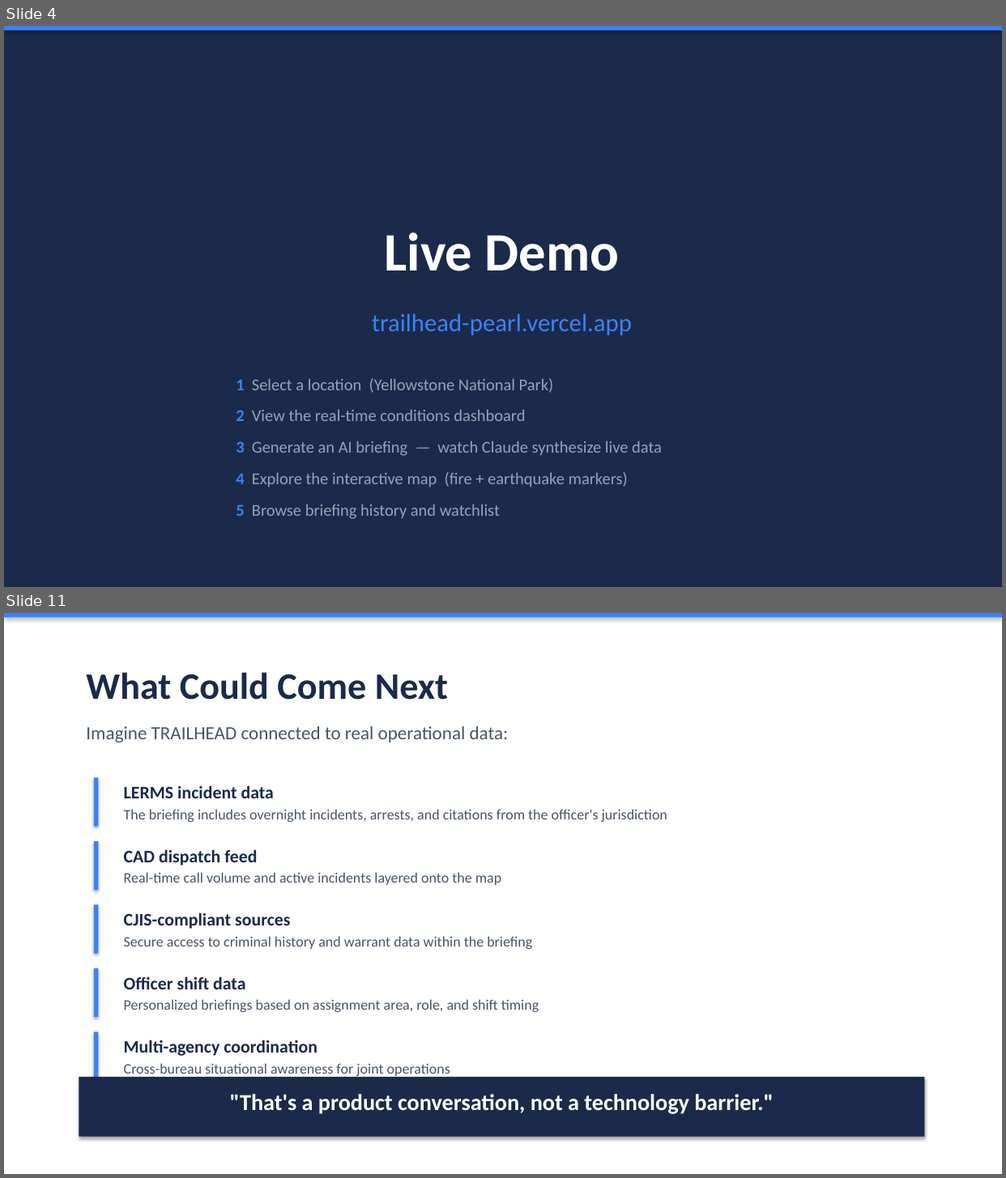
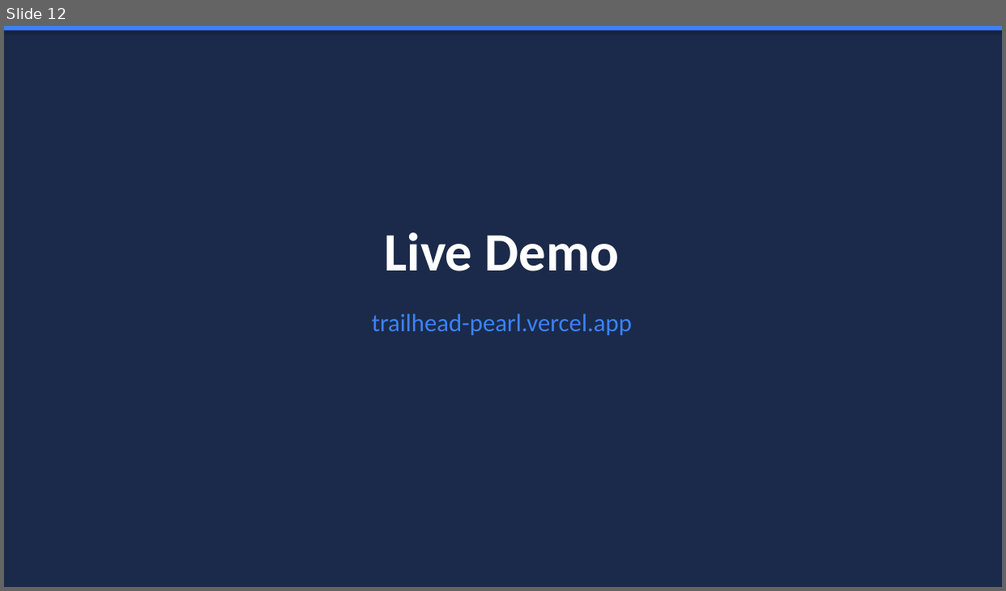
Before and after one commit to keepitsts/claude-ai-brown-bag, a slide deck: presentation/claude-code-brown-bag.pptx. Shown one above the other, each under a label of ours: slides 4 and 11 before the commit, slide 12 after it; the slides between them are not shown. The pictures are 1006x1178 and 1006x591 pixels, drawn with LibreOffice and Linux fonts; fonts in the diff are those of the drawing. Boxes give left, top, right and bottom in pixels: in the first picture for what was removed or moved away, otherwise in the second. Text is boxed around its words. In the diff, an @@ line names an element or a change of style, - is before the commit and + after.

```diff
--- a/presentation/claude-code-brown-bag.pptx
+++ b/presentation/claude-code-brown-bag.pptx
@@ slide 11 removed at (4, 613, 1002, 1174), background #FFFFFF @@
@@ rectangle removed at (4, 613, 1002, 618) @@
@@ text removed at (86, 672, 448, 700) @@
-What Could Come Next
@@ text removed at (86, 726, 509, 743) @@
-Imagine TRAILHEAD connected to real operational data:
@@ rectangle removed at (94, 777, 98, 826) @@
@@ text removed at (124, 786, 274, 798) @@
-LERMS incident data
@@ text removed at (124, 809, 667, 822) @@
-The briefing includes overnight incidents, arrests, and citations from the officer's jurisdiction
@@ rectangle removed at (94, 841, 98, 890) @@
@@ text removed at (124, 850, 257, 866) @@
-CAD dispatch feed
@@ text removed at (124, 872, 501, 885) @@
-Real-time call volume and active incidents layered onto the map
@@ rectangle removed at (94, 905, 98, 954) @@
@@ text removed at (124, 913, 290, 929) @@
-CJIS-compliant sources
@@ text removed at (124, 936, 532, 949) @@
-Secure access to criminal history and warrant data within the briefing
@@ rectangle removed at (94, 969, 98, 1017) @@
@@ text removed at (124, 977, 245, 990) @@
-Officer shift data
@@ text removed at (124, 999, 539, 1012) @@
-Personalized briefings based on assignment area, role, and shift timing
@@ rectangle removed at (94, 1033, 98, 1081) @@
@@ text removed at (124, 1040, 317, 1056) @@
-Multi-agency coordination
@@ text removed at (124, 1063, 450, 1078) @@
-Cross-bureau situational awareness for joint operations
@@ rectangle removed at (79, 1077, 925, 1137) @@
@@ text removed at (230, 1094, 774, 1114) @@
-"That's a product conversation, not a technology barrier."
@@ what was slide 4 is now slide 12 @@
@@ slide 12 changed as well @@
@@ text removed at (236, 378, 554, 393) @@
-1 Select a location (Yellowstone National Park)
@@ text removed at (236, 410, 525, 421) @@
-2 View the real-time conditions dashboard
@@ text removed at (236, 442, 662, 456) @@
-3 Generate an AI briefing — watch Claude synthesize live data
@@ text removed at (236, 472, 628, 487) @@
-4 Explore the interactive map (fire + earthquake markers)
@@ text removed at (236, 505, 500, 519) @@
-5 Browse briefing history and watchlist
```
Also in this commit, not shown: 2 other slides changed, 11 slides added, 9 other slides removed, 2 other files.
